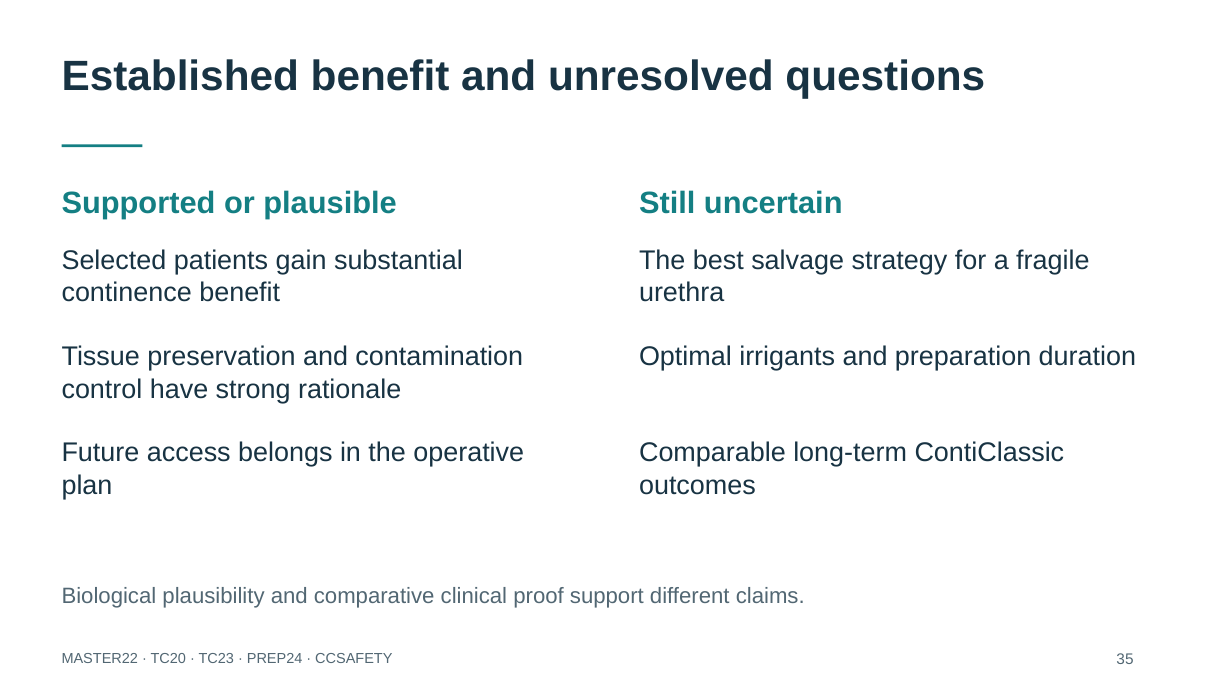
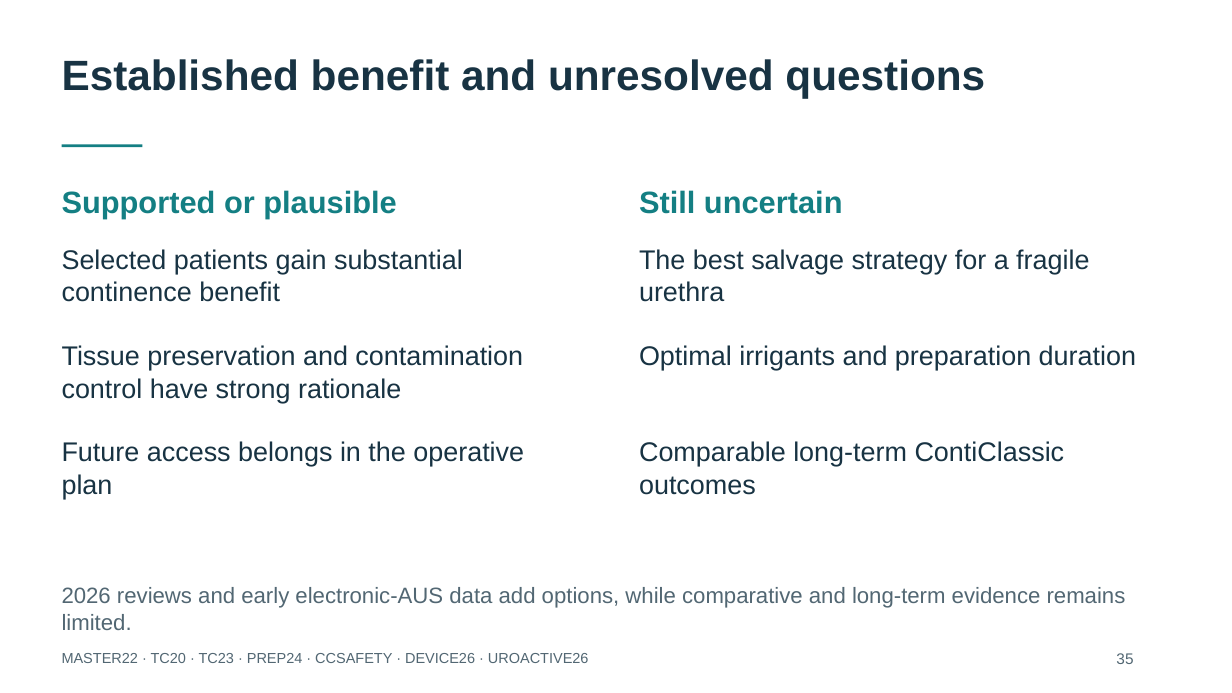
Before and after one commit to nityjr-ctrl/aus-presentation, a slide deck: slide 36 of presentation/AUS-teaching-deck.pptx. Drawn at 1232x693 pixels with LibreOffice and Linux fonts; fonts in the diff are those of the drawing. Boxes give left, top, right and bottom in pixels: in the first picture for what was removed or moved away, otherwise in the second. Text is boxed around its words. In the diff, an @@ line names an element or a change of style, - is before the commit and + after.

Commit message:
Update AUS teaching evidence through October 2026

```diff
--- a/presentation/AUS-teaching-deck.pptx
+++ b/presentation/AUS-teaching-deck.pptx
@@ text at bbox=[62, 587, 1126, 630]: text changed @@
-Biological plausibility and comparative clinical proof support different claims.
+2026 reviews and early electronic-AUS data add options, while comparative and long-term evidence remains limited.
@@ text at bbox=[62, 653, 589, 663]: text changed @@
-MASTER22 · TC20 · TC23 · PREP24 · CCSAFETY
+MASTER22 · TC20 · TC23 · PREP24 · CCSAFETY · DEVICE26 · UROACTIVE26
```
Also in this commit, not shown: 27 other slides changed, 3 slides added, 12 other files.
